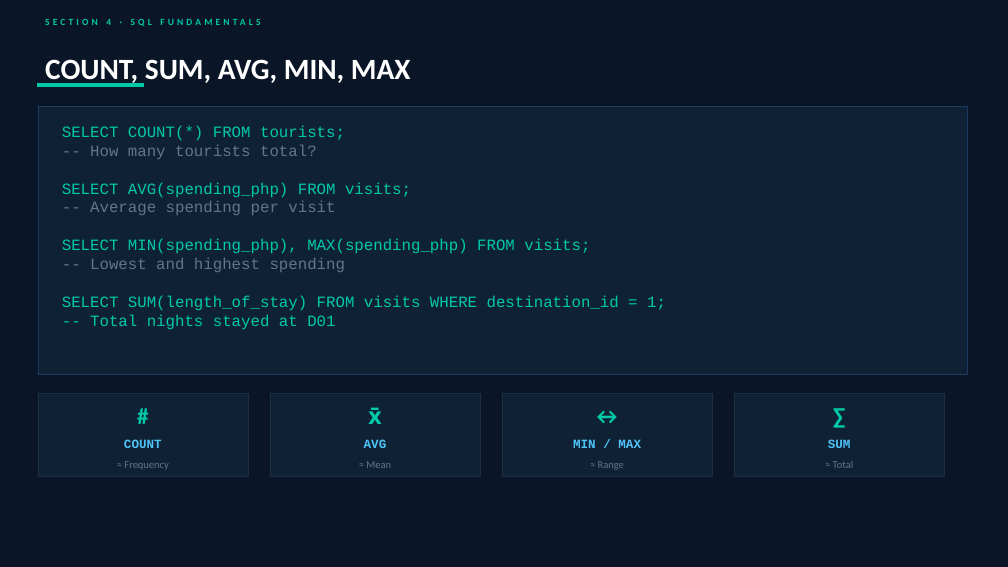
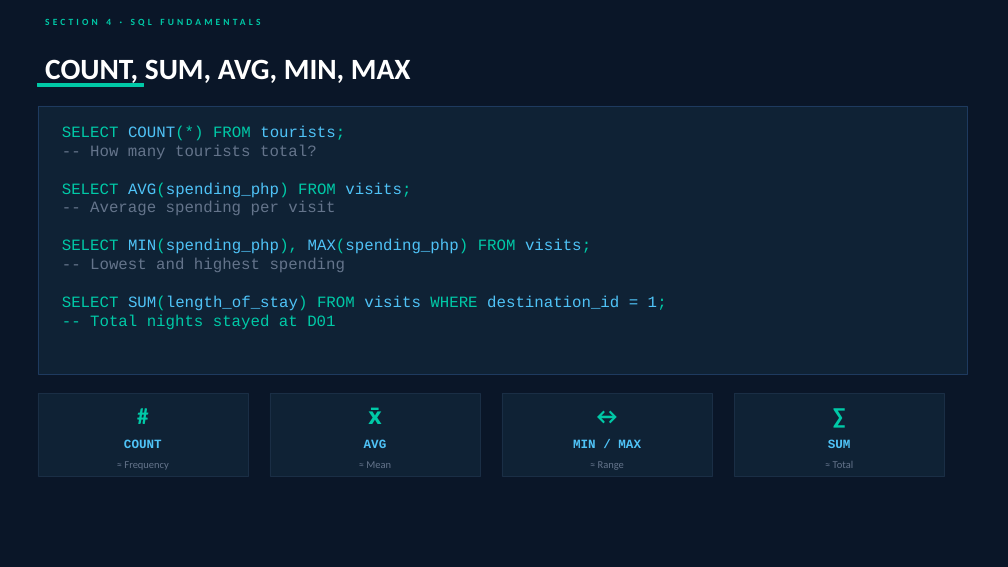
Before and after one commit to rachellvinculado/sql-seminar-nsm2026, a slide deck: slide 22 of SQL_Seminar_Deck_102026.pptx. Drawn at 1008x567 pixels with LibreOffice and Linux fonts; fonts in the diff are those of the drawing. Boxes give left, top, right and bottom in pixels: in the first picture for what was removed or moved away, otherwise in the second. Text is boxed around its words. In the diff, an @@ line names an element or a change of style, - is before the commit and + after.

```diff
--- a/SQL_Seminar_Deck_102026.pptx
+++ b/SQL_Seminar_Deck_102026.pptx
@@ text at (x1=62, y1=125, x2=667, y2=329): text colour #00C9A7 to #4FC3F7 in "COUNT(*) tourists;", "AVG(spending_php) visits;", "MIN(spending_php), MAX(spending_php) visits;", "SUM(length_of_stay) visits destination_id = 1;" @@
```
Also in this commit, not shown: 17 other slides changed, 7 slides removed, 1 other file.
